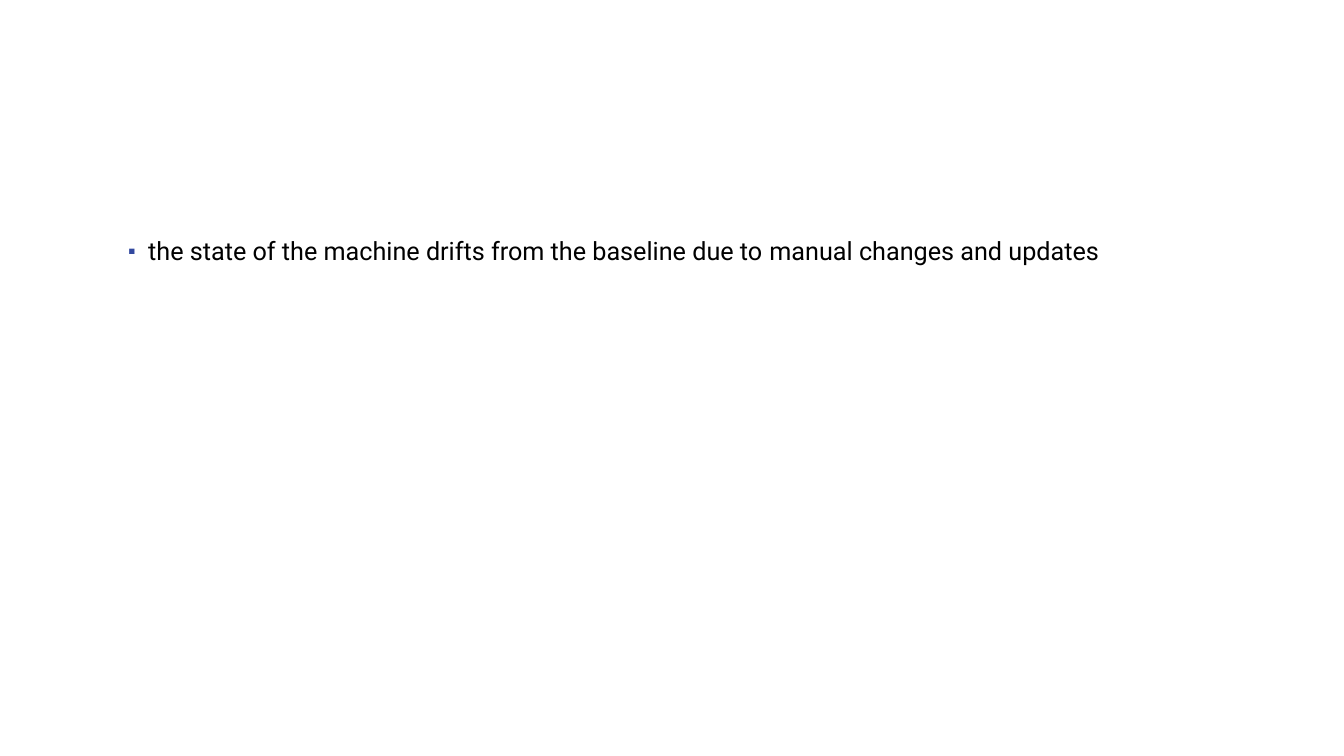
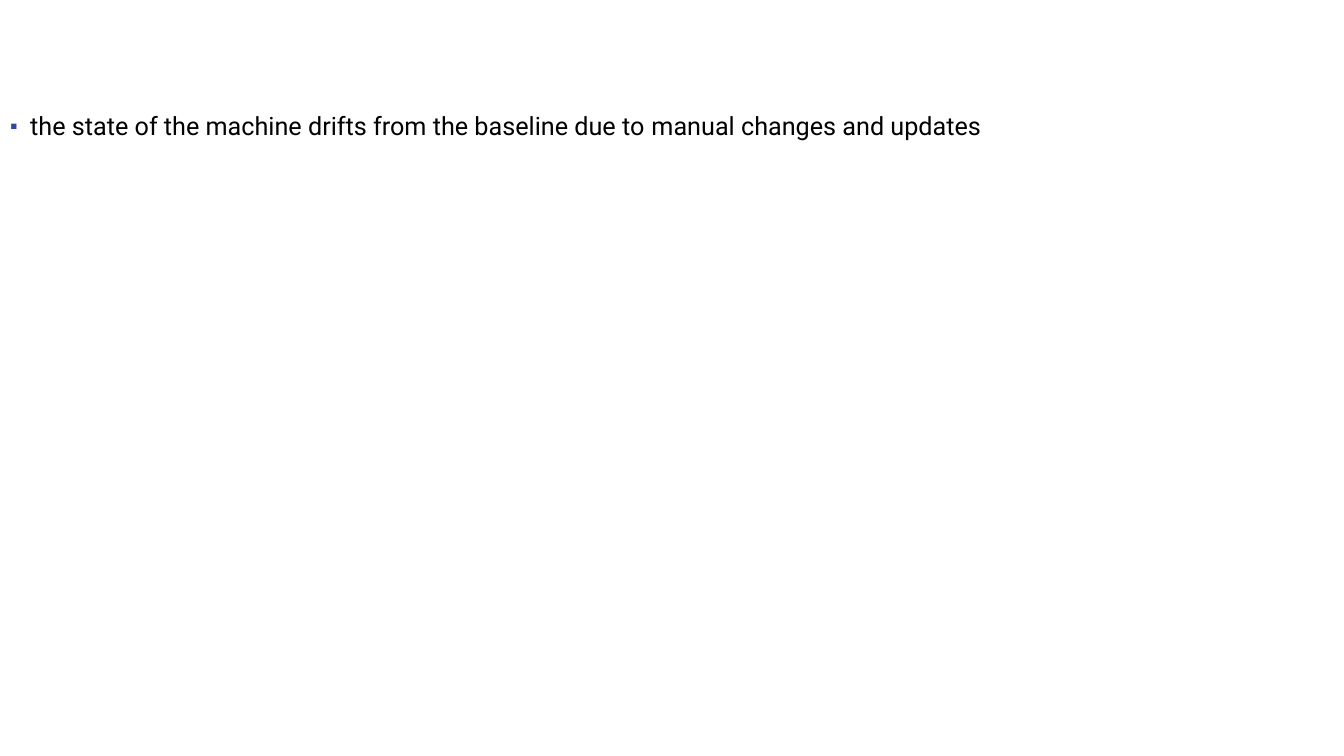
Before and after one commit to Naimeesh/pulumi, a slide deck: slide 47 of docs/IaC_Devopedia_Sep_2022.pptx. Drawn at 1344x756 pixels with LibreOffice and Linux fonts; fonts in the diff are those of the drawing; background and template pictures are left out. Boxes give left, top, right and bottom in pixels: in the first picture for what was removed or moved away, otherwise in the second. Text is boxed around its words. In the diff, an @@ line names an element or a change of style, - is before the commit and + after.

```diff
--- a/docs/IaC_Devopedia_Sep_2022.pptx
+++ b/docs/IaC_Devopedia_Sep_2022.pptx
@@ text "the state of the machine ...": place and size @@
-text "the state of the machine ..." at [148, 241, 1098, 266]
+text "the state of the machine ..." at [30, 116, 980, 141]
```
Also in this commit, not shown: 13 other slides changed, 2 other files.
